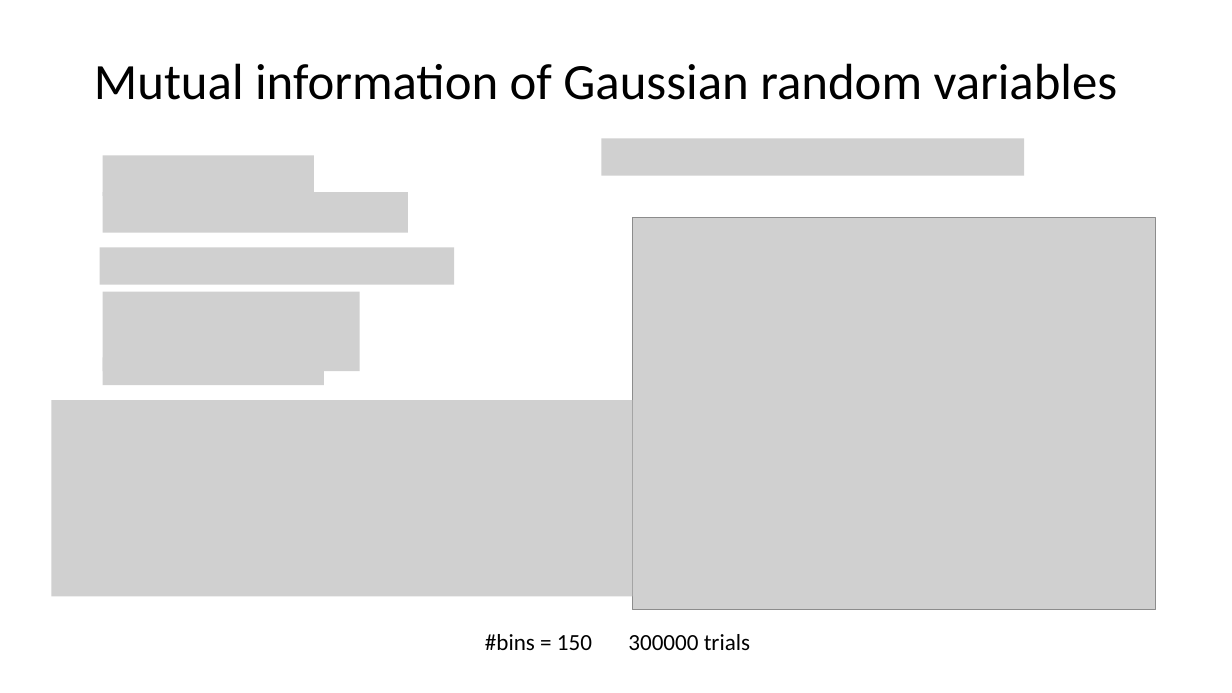
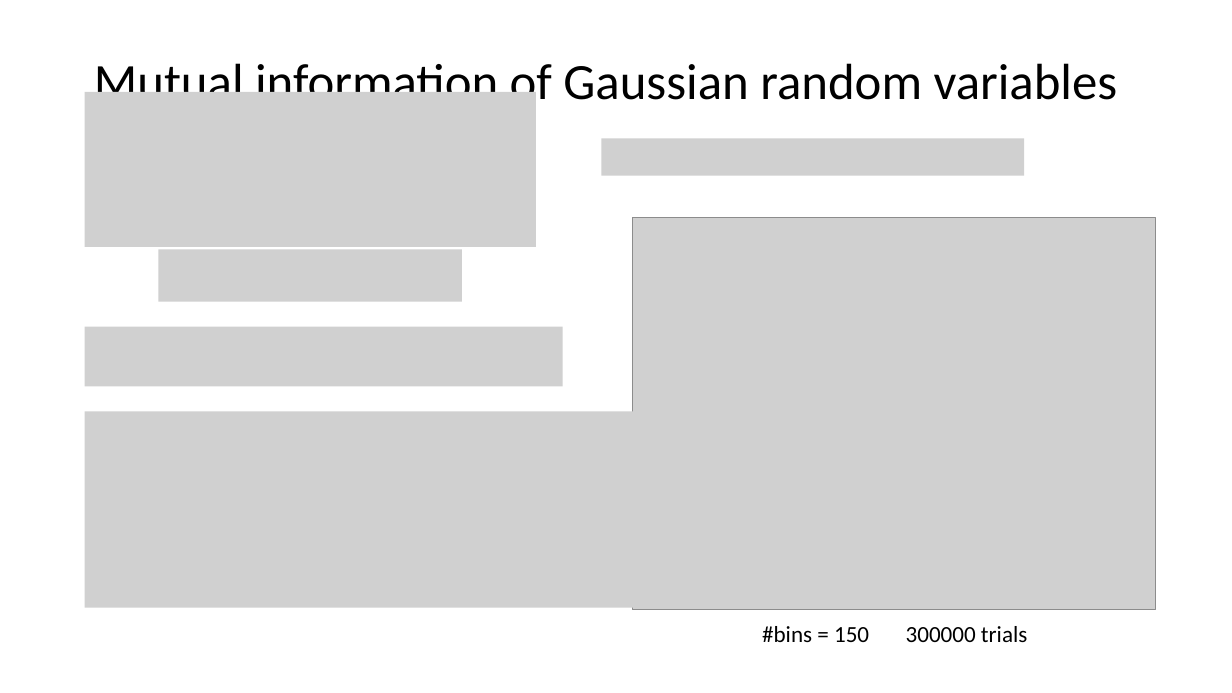
Before and after one commit to NeoNeuron/IF-neuronal-network, a slide deck: slide 12 of reports/Feb10/Reports.pptx (slide 8 before the commit). Drawn at 1232x693 pixels with LibreOffice and Linux fonts; fonts in the diff are those of the drawing; grey boxes stand for pictures. Boxes give left, top, right and bottom in pixels: in the first picture for what was removed or moved away, otherwise in the second. Text is boxed around its words. In the diff, an @@ line names an element or a change of style, - is before the commit and + after.

```diff
--- a/reports/Feb10/Reports.pptx
+++ b/reports/Feb10/Reports.pptx
@@ picture added at box(85, 92, 536, 248) @@
@@ picture removed at box(103, 155, 314, 196) @@
@@ picture removed at box(103, 192, 408, 233) @@
@@ picture: place and size @@
-picture at box(100, 248, 455, 285)
+picture at box(159, 250, 463, 302)
@@ picture removed at box(103, 292, 360, 372) @@
@@ picture: place and size @@
-picture at box(103, 358, 324, 385)
+picture at box(85, 327, 563, 387)
@@ picture: place and size @@
-picture at box(51, 400, 632, 596)
+picture at box(85, 411, 666, 607)
@@ text "#bins = 150 300000 trials": place and size @@
-text "#bins = 150 300000 trials" at box(485, 634, 750, 650)
+text "#bins = 150 300000 trials" at box(762, 626, 1027, 642)
```
Also in this commit, not shown: 5 other slides changed, 12 slides added, 7 slides removed, 9 other files.
